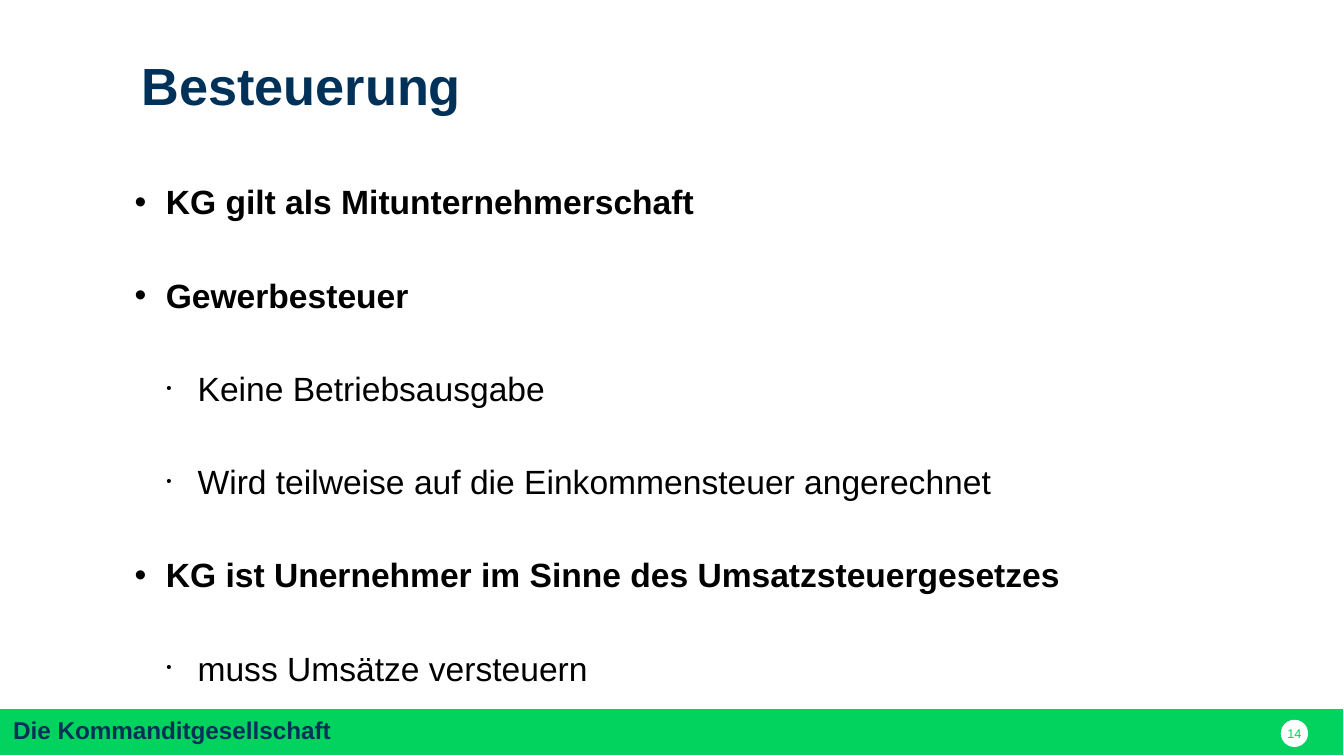
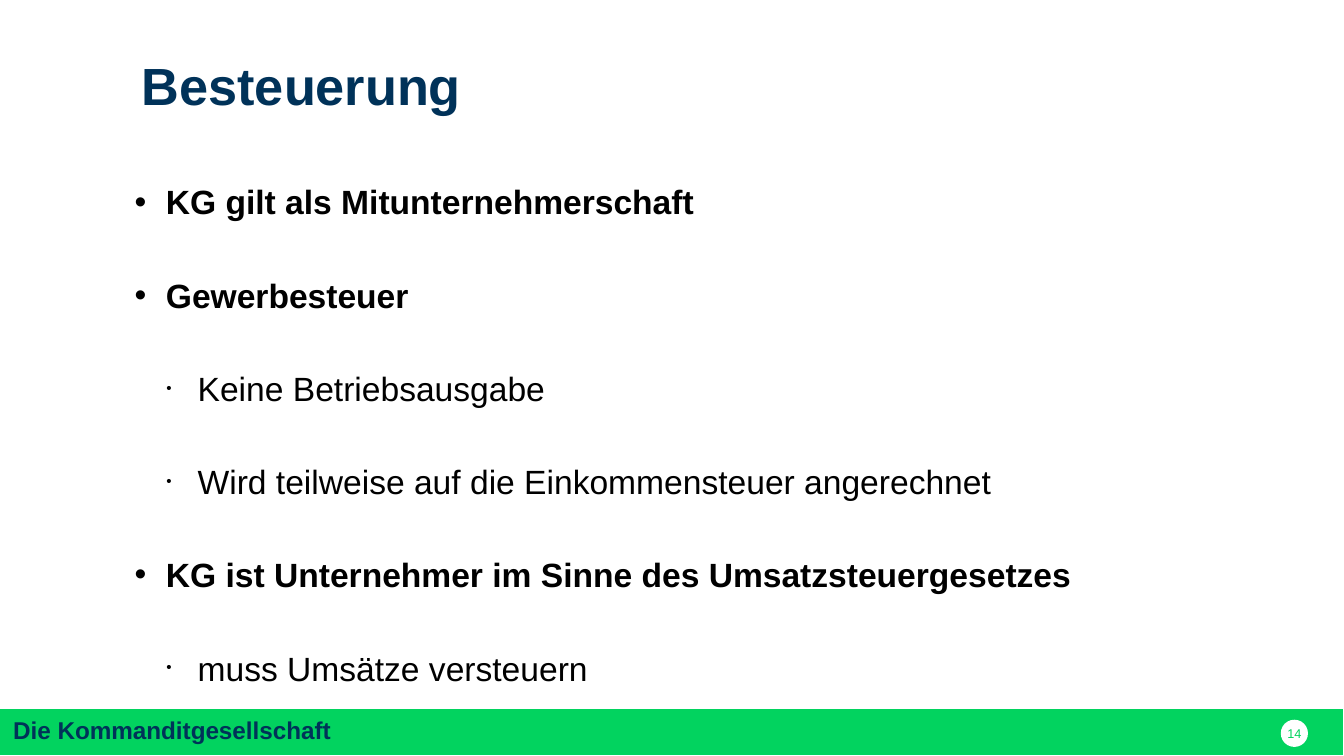
Before and after one commit to nodeg/exercises, a slide deck: slide 14 of FINAL_Referat_BWP_FINAL.pptx. Drawn at 1344x756 pixels with LibreOffice and Linux fonts; fonts in the diff are those of the drawing. Boxes give left, top, right and bottom in pixels: in the first picture for what was removed or moved away, otherwise in the second. Text is boxed around its words. In the diff, an @@ line names an element or a change of style, - is before the commit and + after.

```diff
--- a/FINAL_Referat_BWP_FINAL.pptx
+++ b/FINAL_Referat_BWP_FINAL.pptx
@@ text at <box>166,562,1071,593</box>: text changed @@
-• KG ist Unernehmer im Sinne des Umsatzsteuergesetzes
+• KG ist Unternehmer im Sinne des Umsatzsteuergesetzes
```
Also in this commit, not shown: 9 other slides changed, 1 slide added, 3 slides removed.
